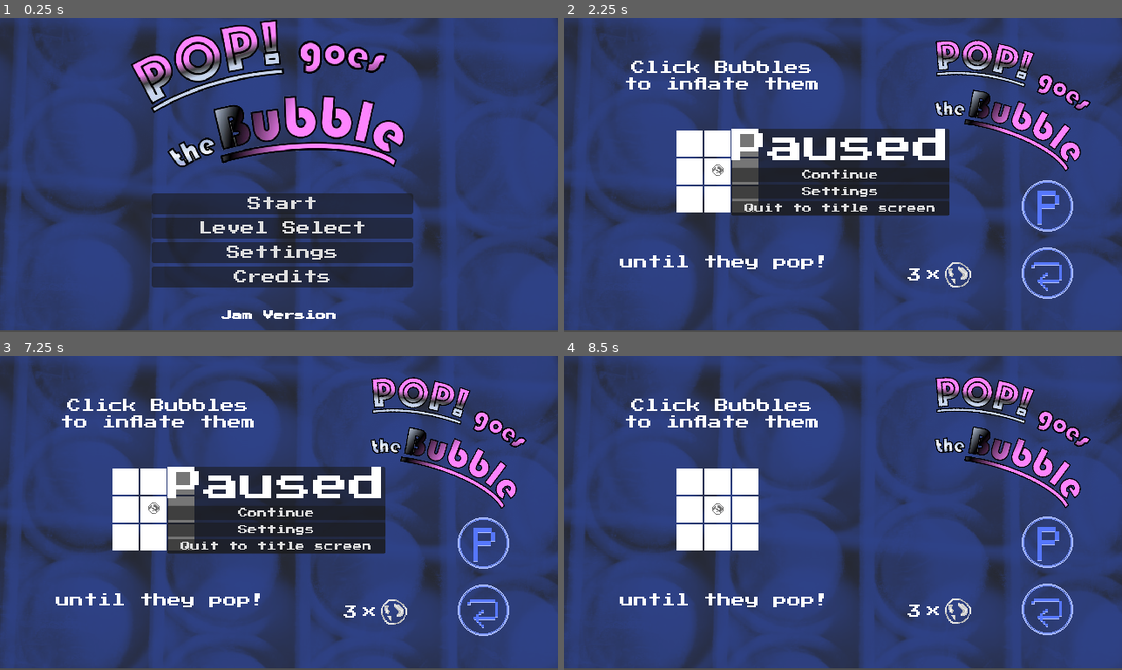
Above: before the commit, frames 1-4 (two rows, left to right).
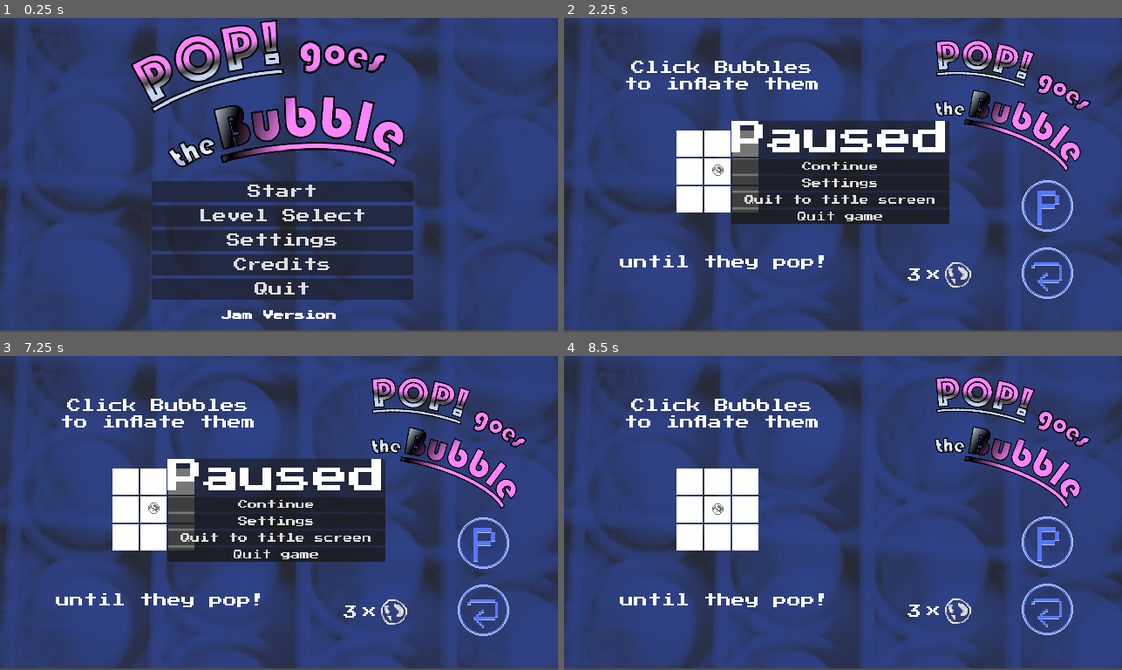
Above: after the commit, the same moments.

Repository: kaiec/ggj25-bubble-game
Game: Godot game, scene res://gamemanager/gamemanager.tscn
The game is run twice, just before and just after one commit, with the same random seed, the same clock (stepped at 60 frames per second) and the same inputs.
Inputs (mouse positions are in pixels of both pictures, inside the frame that each line leads up to):
- Up to frame 1 (0.25 s): no input
- Up to frame 2 (2.25 s): click "Start" at 0.5 s; click "Continue" at 1.25 s; click (1049, 206) at 2 s
- Up to frame 3 (7.25 s): click "Continue" at 2.75 s; tap Enter at 3.5 s; move the mouse to (401, 497) at 3.52 s; hold D (move_right) 3.53-4.28 s; click (401, 497) at 3.6 s; move the mouse to (167, 528) at 4.27 s; hold S (move_down) 4.28-5.03 s; click (167, 528) at 4.35 s; move the mouse to (334, 443) at 5.02 s; hold D (move_right) 5.03-5.78 s; click (334, 443) at 5.1 s; move the mouse to (251, 575) at 5.77 s; hold W (move_up) 5.78-6.53 s; click (251, 575) at 5.85 s; move the mouse to (446, 560) at 6.52 s; hold A (move_left) from 6.53 s (still down); click (446, 560) at 6.6 s; tap Escape (pause) at 7.15 s
- Up to frame 4 (8.5 s): release A (move_left) at 7.25 s; click "Continue" at 7.25 s; move the mouse to (675, 465) at 8.02 s; hold A (move_left) from 8.03 s (still down); click (675, 465) at 8.1 s

The runs differ from the first frame. In frame 1, 8.8% of the frame differs, in the area x 27-75%, y 51-90%; in frame 2, 5.6%; in frame 3, 5.6%; in frame 4, nothing differs.

Commit message:
Show Quit Button in Desktop build

Diff:
--- a/gamemanager/gamemanager.gd
+++ b/gamemanager/gamemanager.gd
@@ -54,6 +54,8 @@
 
 func pause():
 	InputManager.set_is_paused(true)
+	if not OS.has_feature("web"):
+		pause_menu.show_quit_button()
 	pause_menu.move_to_front()
 	pause_menu.show()
 	get_tree().paused = true
@@ -125,6 +127,8 @@
 func _show_title_screen() -> void:
 	InputManager.set_is_in_game(false)
 	var title_screen: Node = load("res://ui/screens/title-screen/title_screen.tscn").instantiate()
+	if not OS.has_feature("web"):
+		title_screen.show_quit_button()
 	title_screen.start_game.connect(_start_game)
 	title_screen.show_credits.connect(_show_credits)
 	title_screen.show_level_select.connect(_show_level_select)
--- a/ui/screens/pause-menu/pause_menu.gd
+++ b/ui/screens/pause-menu/pause_menu.gd
@@ -29,3 +29,6 @@
 func _on_save_and_back_btn_pressed():
 	Settings.save_config()
 	reset()
+
+func show_quit_button():
+	$CenterContainer/MainPauseMenuPopup/VBoxContainer/ExitGameBtn.show()
--- a/ui/screens/title-screen/title_screen.gd
+++ b/ui/screens/title-screen/title_screen.gd
@@ -26,5 +26,8 @@
 	quit.emit()
 	queue_free()
 
+func show_quit_button():
+	$CenterContainer2/VBoxContainer/Quit.show()
+
 func show_levels(b: bool) -> void:
 	$CenterContainer2/VBoxContainer/LevelSelect.visible = b
